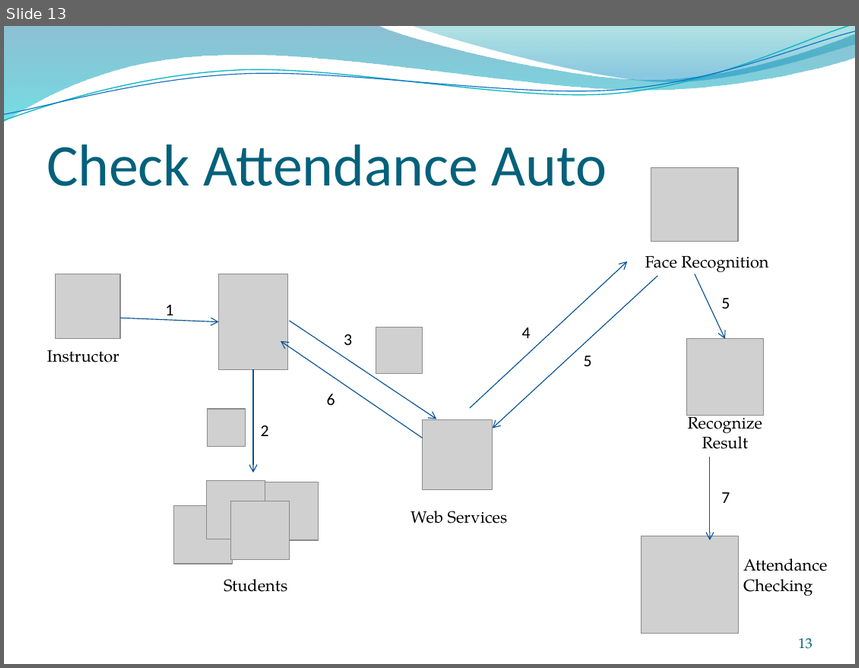
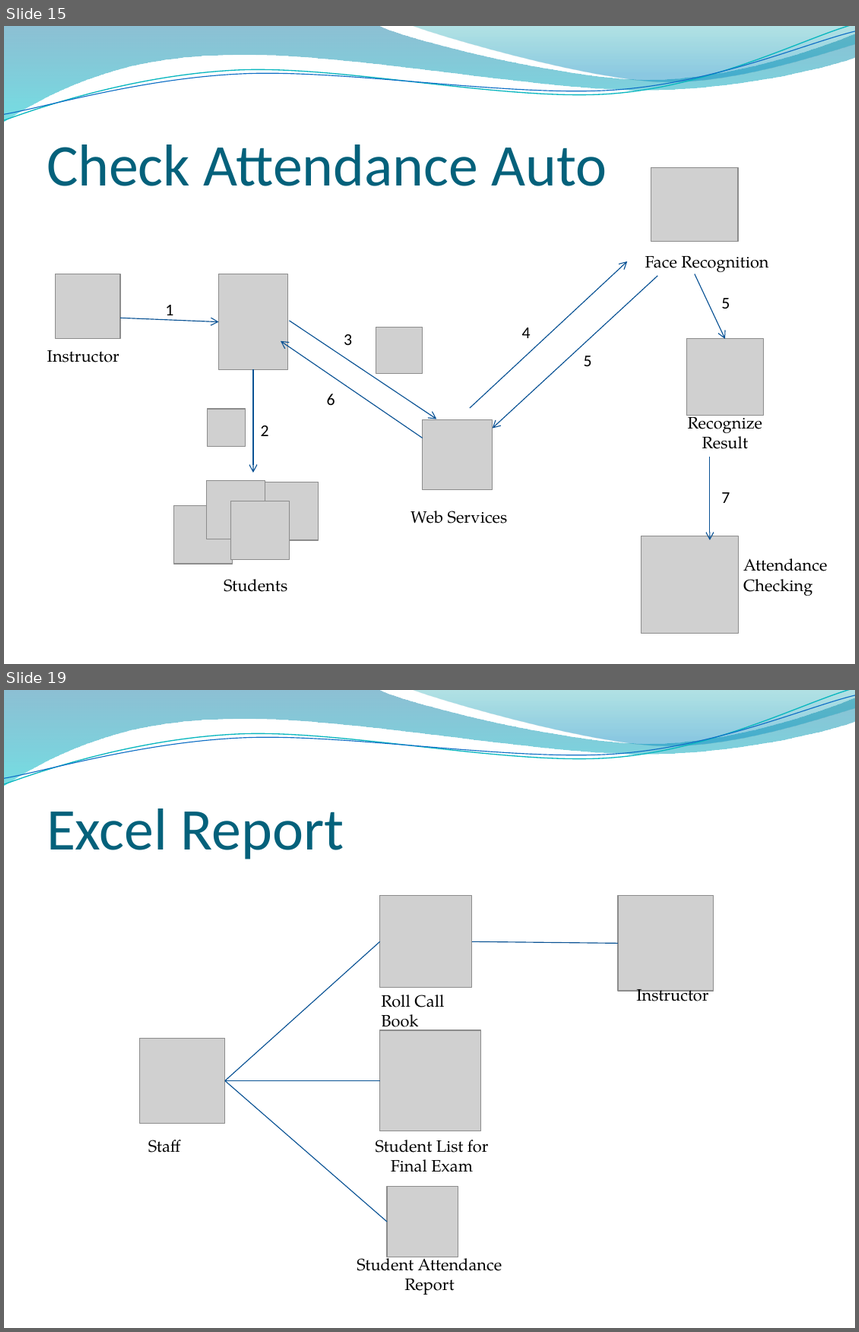
Before and after one commit to conanak99/roll-system-mobile, a slide deck: Document/Slide/Slide thuyet trinh.pptx. Shown one above the other, each under a label of ours: slide 13 before the commit, slides 15 and 19 after it; the slides between them are not shown. The pictures are 859x668 and 859x1332 pixels, drawn with LibreOffice and Linux fonts; fonts in the diff are those of the drawing; grey boxes stand for pictures; background and template pictures are left out. Boxes give left, top, right and bottom in pixels: in the first picture for what was removed or moved away, otherwise in the second. Text is boxed around its words. In the diff, an @@ line names an element or a change of style, - is before the commit and + after.

```diff
--- a/Document/Slide/Slide thuyet trinh.pptx
+++ b/Document/Slide/Slide thuyet trinh.pptx
@@ slide 19 added at (4, 690, 855, 1328), background picture (left out); not listed: 4 template elements that a slide beside it also shows @@
@@ title added at (47, 809, 344, 859), 50 pt, text #04617B @@
+Excel Report
@@ picture added at (380, 896, 472, 988) @@
@@ picture added at (618, 896, 713, 991) @@
@@ line added from (225, 1081) to (380, 942), #095295 0.75 pt @@
@@ line added from (618, 944) to (472, 942), #095295 0.75 pt @@
@@ text added at (381, 995, 444, 1034), 14 pt, text #000000 @@
+Roll Call Book
@@ text added at (636, 989, 709, 1008), 14 pt, text #000000 @@
+Instructor
@@ picture added at (380, 1030, 481, 1132) @@
@@ picture added at (140, 1038, 225, 1123) @@
@@ line added from (225, 1081) to (380, 1081), #095295 0.75 pt @@
@@ line added from (225, 1081) to (387, 1222), #095295 0.75 pt @@
@@ text added at (148, 1140, 181, 1153), 14 pt, text #000000 @@
+Staff
@@ text added at (376, 1140, 488, 1173), 14 pt, text #000000 @@
+Student List for Final Exam
@@ picture added at (387, 1186, 458, 1257) @@
@@ text added at (357, 1253, 503, 1295), 14 pt, text #000000 @@
+Student Attendance Report
@@ what was slide 13 is now slide 15 @@
@@ slide 15 changed as well @@
@@ page number removed at (798, 639, 813, 649) @@
-13
```
Also in this commit, not shown: 18 other slides changed, 5 other slides added, 4 other files.
